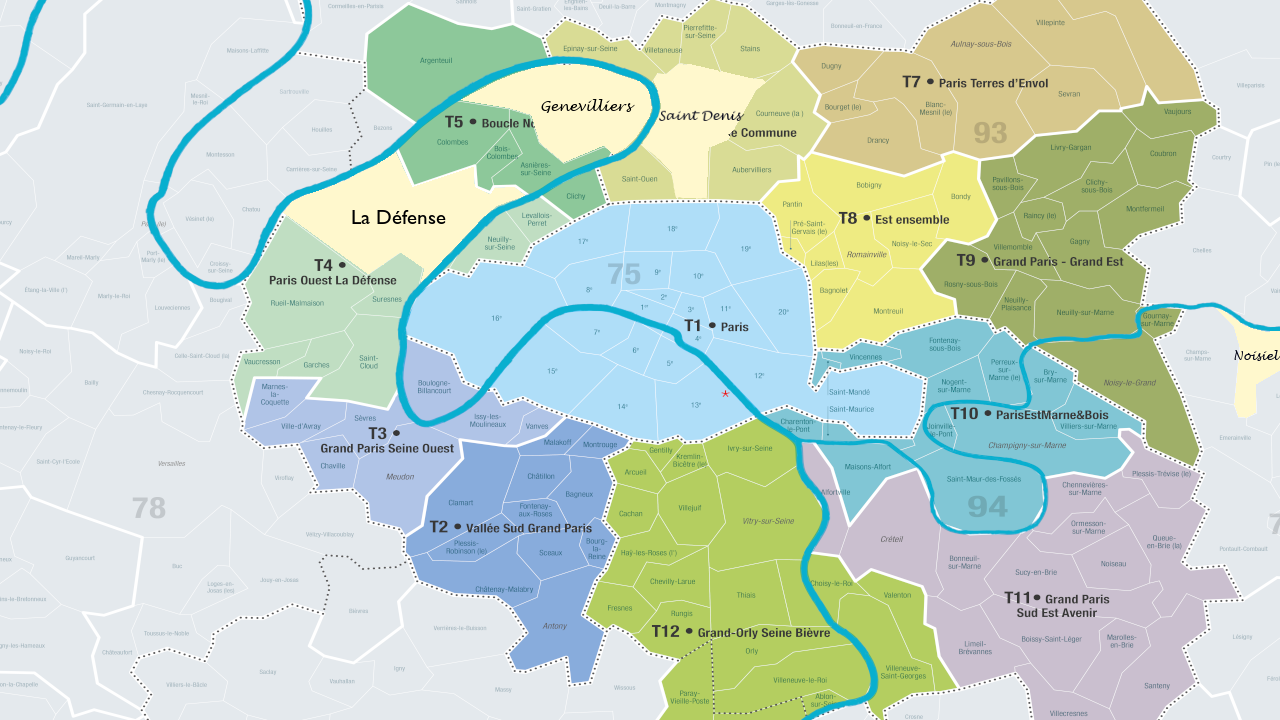
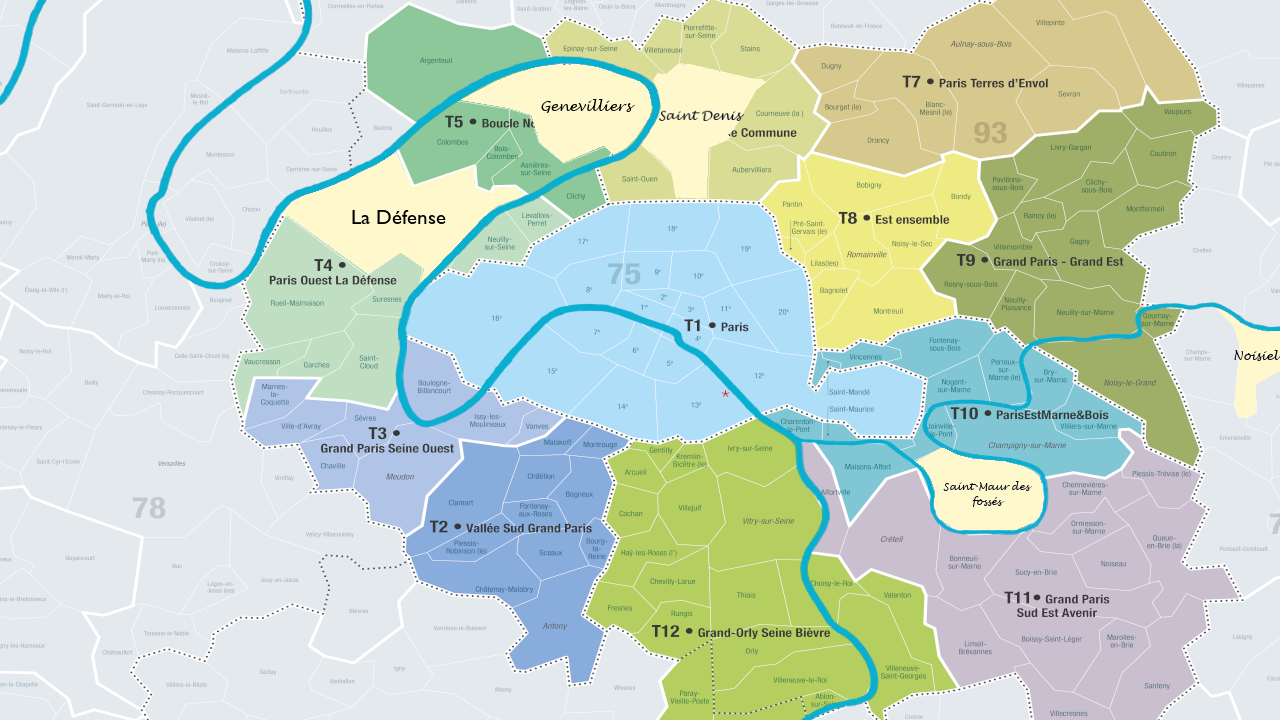
Revision of a layered w=1280, h=720 image; what changed, layer by layer:
added group "saint_maur_des_fosses #2" with 2 layers in group "communes" over box(916, 448, 1044, 530)
added layer "Saint-Maur des ... #1" in group "saint_maur_des_fosses #2" over box(943, 481, 1032, 507)
added layer "fond ville #5" in group "saint_maur_des_fosses #2" over box(916, 448, 1044, 530)
